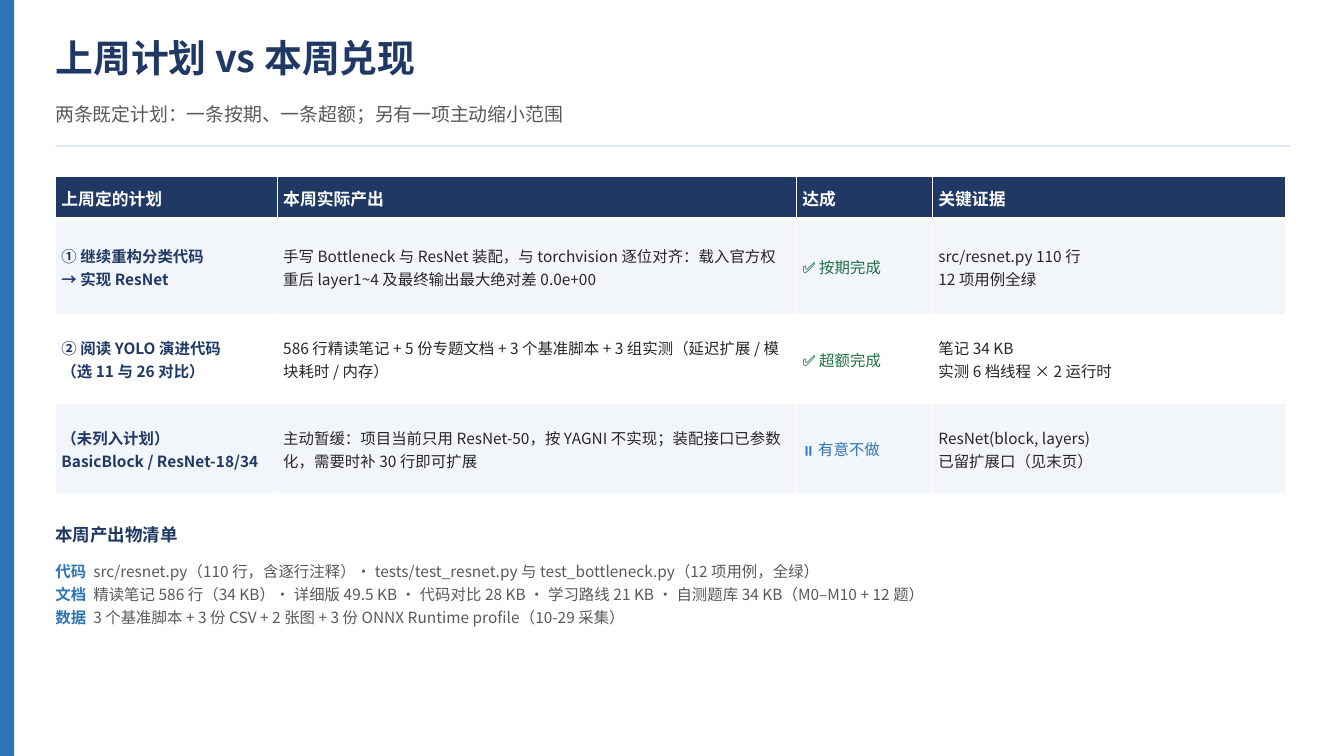
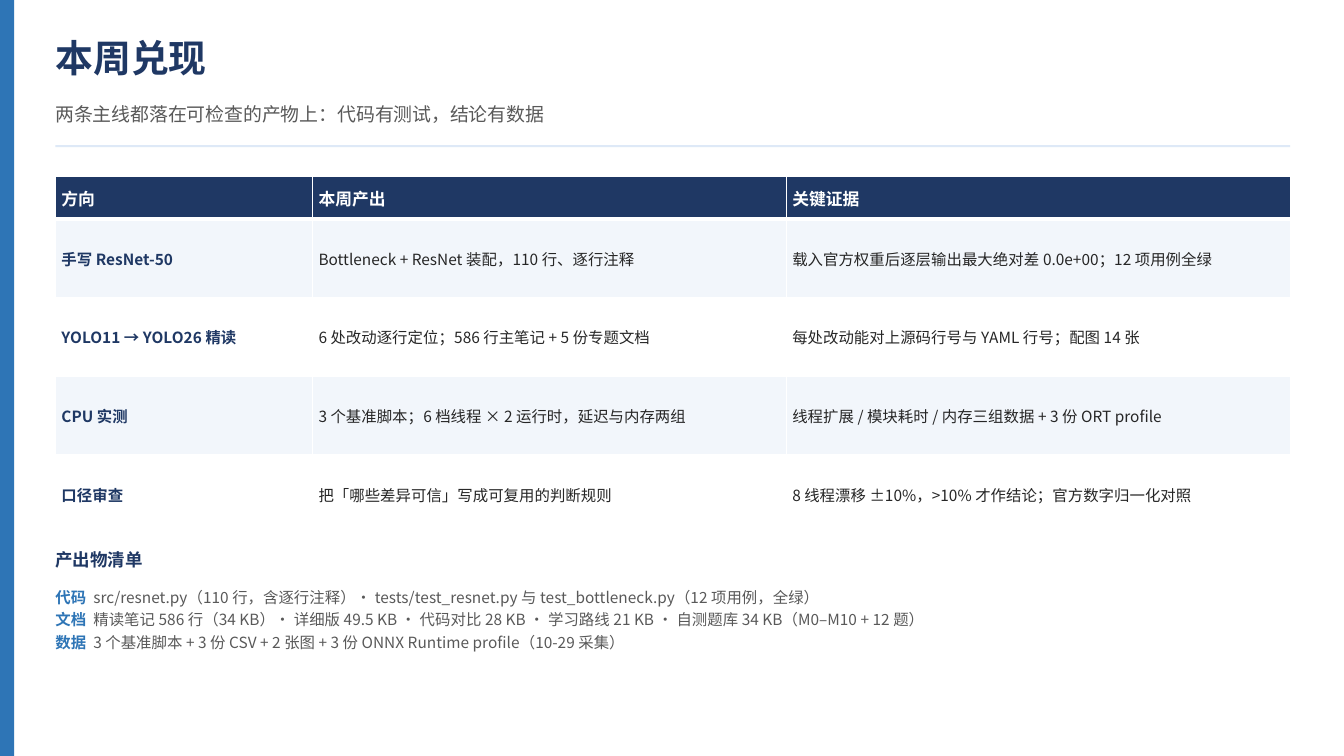
Before and after one commit to adddd392/study0, a slide deck: slide 2 of docs/第三周汇报.pptx. Drawn at 1344x756 pixels with LibreOffice and Linux fonts; fonts in the diff are those of the drawing. Boxes give left, top, right and bottom in pixels: in the first picture for what was removed or moved away, otherwise in the second. Text is boxed around its words. In the diff, an @@ line names an element or a change of style, - is before the commit and + after.

Commit message:
docs(report): 按评审意见修订第三周汇报
- P2 更名「本周兑现」，去掉上周计划列与达成列，改为方向 / 本周产出 /
  关键证据三列，只讲产出
- Part 1 重排为「怎么写 → 怎么验收 → 验收为什么分层」：P4 增补初始化
  为第三步，P5 改成验收口吻，P6 标题改为「验收为什么必须分层」
- P19 遗留问题收敛为两条：分割头算法未学习阅读、没有实际训练跑实验；
  去掉 BasicBlock、分类实验、PEP8 三项与扩展点代码块
- 下周计划改为：学习分割、目标检测实验、基准延伸到训练侧
- 同步修订讲稿的时间表、P2/P4/P6/P19 口播与预设问答

```diff
--- a/docs/第三周汇报.pptx
+++ b/docs/第三周汇报.pptx
@@ text at (55, 40, 206, 76): text changed @@
-上周计划 vs 本周兑现
+本周兑现
@@ text at (55, 105, 544, 123): text changed @@
-两条既定计划：一条按期、一条超额；另有一项主动缩小范围
+两条主线都落在可检查的产物上：代码有测试，结论有数据
@@ table at (55, 176, 1291, 533) @@
-上周定的计划 | 本周实际产出 | 达成 | 关键证据
-① 继续重构分类代码 / → 实现 ResNet | 手写 Bottleneck 与 ResNet 装配，与 torchvision 逐位对齐：载入官方权重后 layer1~4 及最终输出最大绝对差 0.0e+00 | ✅ 按期完成 | src/resnet.py 110 行 / 12 项用例全绿
-② 阅读 YOLO 演进代码 / （选 11 与 26 对比） | 586 行精读笔记 + 5 份专题文档 + 3 个基准脚本 + 3 组实测（延迟扩展 / 模块耗时 / 内存） | ✅ 超额完成 | 笔记 34 KB / 实测 6 档线程 × 2 运行时
-（未列入计划） / BasicBlock / ResNet-18/34 | 主动暂缓：项目当前只用 ResNet-50，按 YAGNI 不实现；装配接口已参数化，需要时补 30 行即可扩展 | ⏸ 有意不做 | ResNet(block, layers) / 已留扩展口（见末页）
+方向 | 本周产出 | 关键证据
+手写 ResNet-50 | Bottleneck + ResNet 装配，110 行、逐行注释 | 载入官方权重后逐层输出最大绝对差 0.0e+00；12 项用例全绿
+YOLO11 → YOLO26 精读 | 6 处改动逐行定位；586 行主笔记 + 5 份专题文档 | 每处改动能对上源码行号与 YAML 行号；配图 14 张
+CPU 实测 | 3 个基准脚本；6 档线程 × 2 运行时，延迟与内存两组 | 线程扩展 / 模块耗时 / 内存三组数据 + 3 份 ORT profile
+口径审查 | 把「哪些差异可信」写成可复用的判断规则 | 8 线程漂移 ±10%，>10% 才作结论；官方数字归一化对照
@@ table: place and size @@
-table at (55, 176, 1286, 494)
+table at (55, 176, 1291, 533)
@@ text at (55, 551, 142, 568): text changed @@
-本周产出物清单
+产出物清单
@@ text "代码 src/resnet.py（110 行，含逐行注释）· tests/test_resnet.py 与 ...": place and size @@
-text "代码 src/resnet.py（110 行，含逐行注释）· tests/test_resnet.py 与 ..." at (55, 564, 924, 627)
+text "代码 src/resnet.py（110 行，含逐行注释）· tests/test_resnet.py 与 ..." at (55, 590, 924, 653)
```
Also in this commit, not shown: 3 other slides changed, 1 slide added, 1 slide removed, 1 other file.
